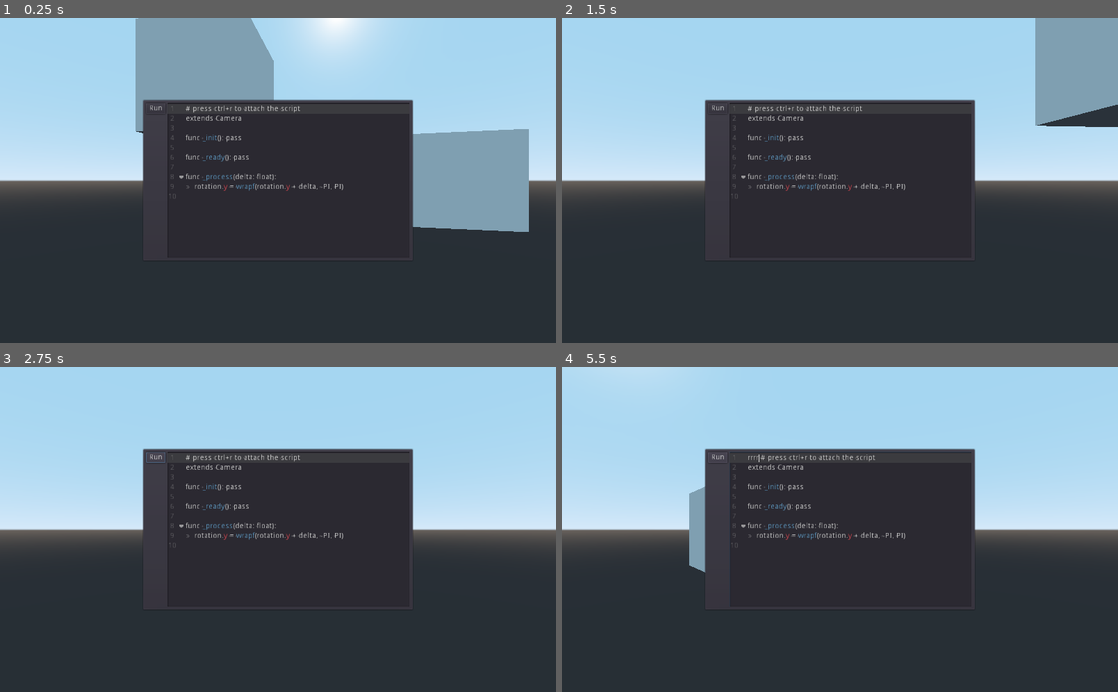
Above: before the commit, frames 1-4 (two rows, left to right).
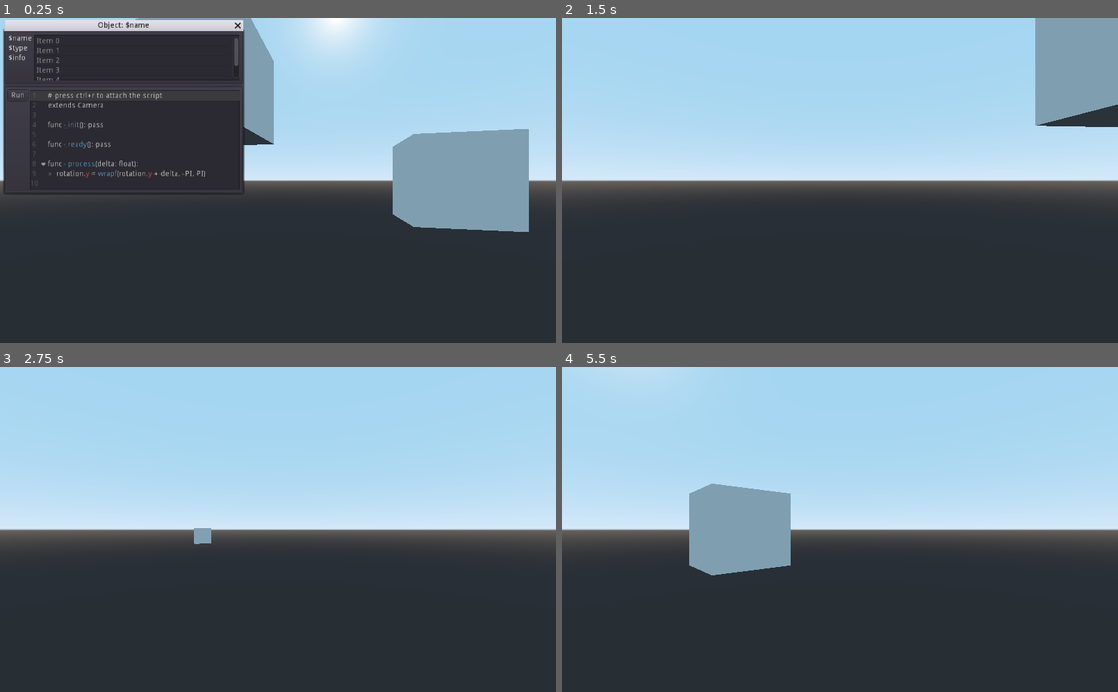
Above: after the commit, the same moments.

Repository: rmvermeulen/LiveGameDev
Game: Godot game, scene res://LiveEnv.tscn
The game is run twice, just before and just after one commit, with the same random seed, the same clock (stepped at 60 frames per second) and the same inputs.
Inputs (mouse positions are in pixels of both pictures, inside the frame that each line leads up to):
- Up to frame 1 (0.25 s): no input
- Up to frame 2 (1.5 s): tap Enter at 0.5 s; hold Right 0.53-1.28 s; tap R at 0.6, 1.35 s; hold Left from 1.28 s (still down)
- Up to frame 3 (2.75 s): release Left at 2 s; click (155, 458) at 2 s, where only the run before the commit has a clickable "Run"
- Up to frame 4 (5.5 s): hold Right 2.78-4.28 s; tap R every 0.75 s from 2.85 to 5.1 s; tap Space at 4.25 s; hold Left from 4.28 s (still down)

The runs differ from the first frame. In frame 1, 27% of the frame differs, in the area x 0-75%, y 0-65%; in frame 2, 14%; in frame 3, 14%; in frame 4, 15%.

Commit message:
Extended inspector

Diff:
--- a/CodeEditor.gd
+++ b/CodeEditor.gd
@@ -1,5 +1,6 @@
 extends PanelContainer
 
+export (String) var active_script
 export (GDScript) var initial_script: GDScript
 
 onready var editor: TextEdit = find_node	("TextEdit")
--- a/CodeEditor.tscn
+++ b/CodeEditor.tscn
@@ -1,7 +1,8 @@
-[gd_scene load_steps=3 format=2]
+[gd_scene load_steps=4 format=2]
 
 [ext_resource path="res://CodeEditor.gd" type="Script" id=1]
 [ext_resource path="res://CodeTextEdit.gd" type="Script" id=2]
+[ext_resource path="res://InitialScript.gd" type="Script" id=3]
 
 [node name="CodeEditor" type="PanelContainer"]
 anchor_left = 0.5
@@ -12,11 +13,11 @@
 margin_top = -150.0
 margin_right = 250.0
 margin_bottom = 150.0
-rect_min_size = Vector2( 500, 300 )
 script = ExtResource( 1 )
 __meta__ = {
 "_edit_use_anchors_": false
 }
+initial_script = ExtResource( 3 )
 
 [node name="HBoxContainer" type="HBoxContainer" parent="."]
 margin_left = 7.0
--- a/LiveEnv.tscn
+++ b/LiveEnv.tscn
@@ -1,7 +1,7 @@
 [gd_scene load_steps=5 format=2]
 
 [ext_resource path="res://LiveEnv.gd" type="Script" id=1]
-[ext_resource path="res://CodeEditor.tscn" type="PackedScene" id=2]
+[ext_resource path="res://ObjectInspector.tscn" type="PackedScene" id=2]
 [ext_resource path="res://InitialScript.gd" type="Script" id=3]
 
 [sub_resource type="CubeMesh" id=1]
@@ -27,5 +27,4 @@
 mesh = SubResource( 1 )
 material/0 = null
 
-[node name="CodeEditor" parent="." instance=ExtResource( 2 )]
-initial_script = ExtResource( 3 )
+[node name="ObjectInspector" parent="." instance=ExtResource( 2 )]
--- /dev/null
+++ b/ObjectInspector.gd
@@ -0,0 +1,5 @@
+extends WindowDialog
+
+
+func _ready():
+	popup()
--- /dev/null
+++ b/ObjectInspector.tscn
@@ -0,0 +1,74 @@
+[gd_scene load_steps=3 format=2]
+
+[ext_resource path="res://ObjectInspector.gd" type="Script" id=1]
+[ext_resource path="res://CodeEditor.tscn" type="PackedScene" id=2]
+
+[node name="ObjectInspector" type="WindowDialog"]
+margin_right = 440.0
+margin_bottom = 300.0
+window_title = "Object: $name"
+resizable = true
+script = ExtResource( 1 )
+
+[node name="VBoxContainer" type="VBoxContainer" parent="."]
+anchor_right = 1.0
+anchor_bottom = 1.0
+size_flags_horizontal = 3
+size_flags_vertical = 3
+__meta__ = {
+"_edit_use_anchors_": false
+}
+
+[node name="Properties" type="PanelContainer" parent="VBoxContainer"]
+margin_right = 440.0
+margin_bottom = 98.0
+size_flags_horizontal = 3
+size_flags_vertical = 3
+size_flags_stretch_ratio = 0.5
+
+[node name="HBoxContainer" type="HBoxContainer" parent="VBoxContainer/Properties"]
+margin_left = 7.0
+margin_top = 7.0
+margin_right = 433.0
+margin_bottom = 91.0
+
+[node name="VBoxContainer" type="VBoxContainer" parent="VBoxContainer/Properties/HBoxContainer"]
+margin_right = 44.0
+margin_bottom = 84.0
+
+[node name="Label" type="Label" parent="VBoxContainer/Properties/HBoxContainer/VBoxContainer"]
+margin_right = 44.0
+margin_bottom = 14.0
+text = "$name"
+
+[node name="Label2" type="Label" parent="VBoxContainer/Properties/HBoxContainer/VBoxContainer"]
+margin_top = 18.0
+margin_right = 44.0
+margin_bottom = 32.0
+text = "$type"
+
+[node name="Label3" type="Label" parent="VBoxContainer/Properties/HBoxContainer/VBoxContainer"]
+margin_top = 36.0
+margin_right = 44.0
+margin_bottom = 50.0
+text = "$info"
+
+[node name="ItemList" type="ItemList" parent="VBoxContainer/Properties/HBoxContainer"]
+margin_left = 48.0
+margin_right = 426.0
+margin_bottom = 84.0
+size_flags_horizontal = 3
+size_flags_vertical = 3
+items = [ "Item 0", null, false, "Item 1", null, false, "Item 2", null, false, "Item 3", null, false, "Item 4", null, false, "Item 5", null, false ]
+
+[node name="CodeEditor" parent="VBoxContainer" instance=ExtResource( 2 )]
+anchor_left = 0.0
+anchor_top = 0.0
+anchor_right = 0.0
+anchor_bottom = 0.0
+margin_left = 0.0
+margin_top = 102.0
+margin_right = 440.0
+margin_bottom = 300.0
+size_flags_horizontal = 3
+size_flags_vertical = 3
